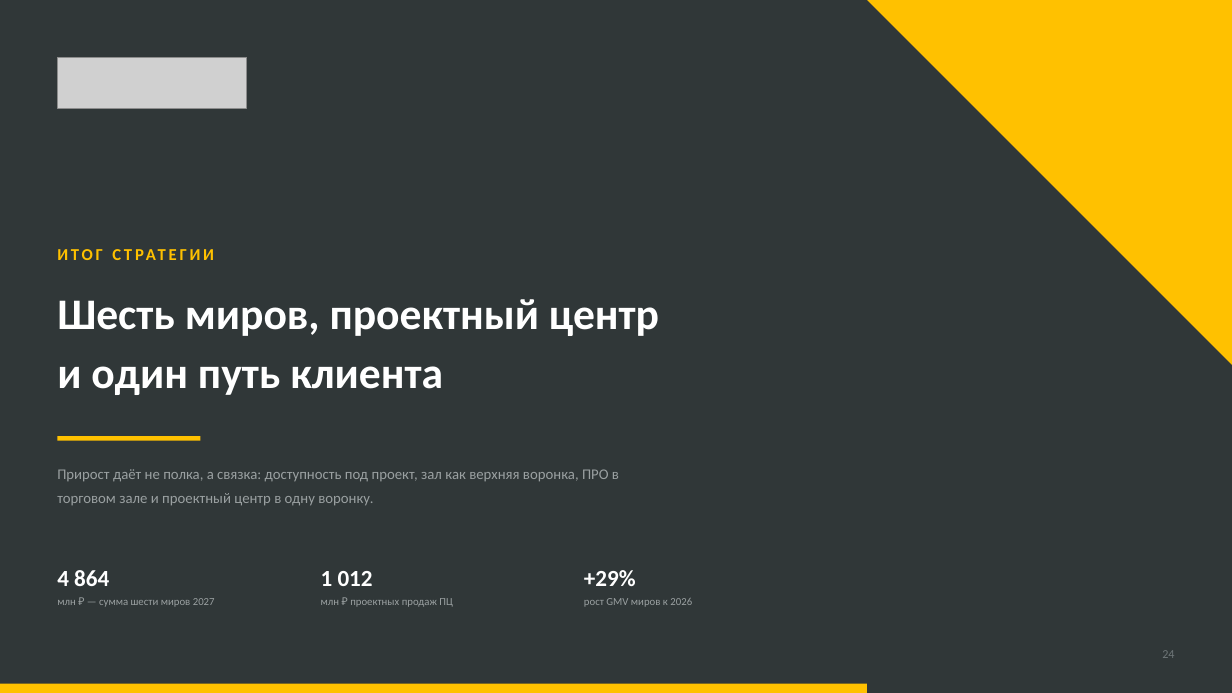
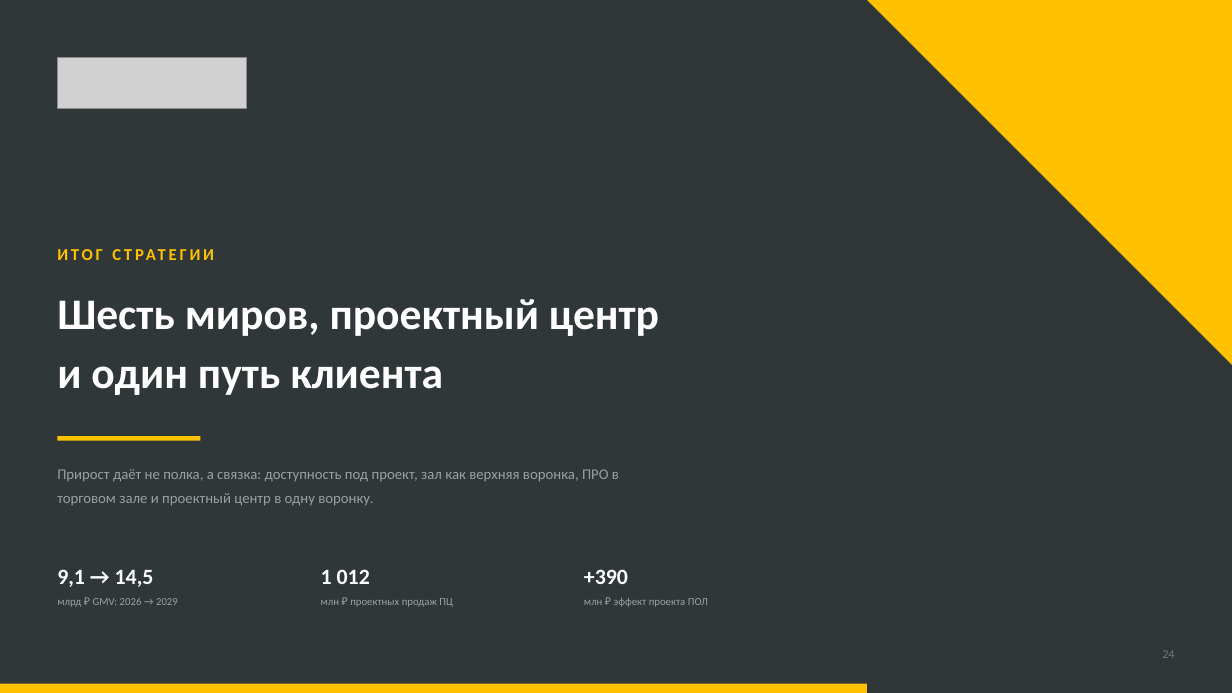
Before and after one commit to dmitrypalych44-ai/power-point, a slide deck: slide 24 of deliverables/Лемана_ПРО_Стратегия_Владивосток_2027.pptx. Drawn at 1232x693 pixels with LibreOffice and Linux fonts; fonts in the diff are those of the drawing; grey boxes stand for pictures. Boxes give left, top, right and bottom in pixels: in the first picture for what was removed or moved away, otherwise in the second. Text is boxed around its words. In the diff, an @@ line names an element or a change of style, - is before the commit and + after.

Commit message:
polish(deck): финальная вёрстка слайдов 3, 4, 8, 9, 13, 17, 18, 24
- s3/s4: сноски и подписи без наложений, единый ритм блоков
- s8: компактная легенда и панели условий успеха
- s9: полоса профиля клиента выровнена по центру, сноска не перекрыта
- s13: таблица МП4 поднята, примечание о конкурентах в одну строку
- s17: четыре метрики ремоделинга одной полосой вместо 2x2
- s18: сезонный контур и прогноз рынка в пределах контентной зоны
- s24: итоговые цифры заменены на проверяемые (9,1 → 14,5; 1 012; +390)

```diff
--- a/deliverables/Лемана_ПРО_Стратегия_Владивосток_2027.pptx
+++ b/deliverables/Лемана_ПРО_Стратегия_Владивосток_2027.pptx
@@ text at [57,569,154,587]: text changed; size 18 to 17 pt @@
-4 864
+9,1 → 14,5
@@ text "1 012" at [321,569,370,584]: size 18 to 17 pt @@
@@ text at [584,569,628,584]: text changed; size 18 to 17 pt @@
-+29%
++390
@@ text at [57,598,178,607]: text changed @@
-млн ₽ — сумма шести миров 2027
+млрд ₽ GMV: 2026 → 2029
@@ text at [584,598,708,607]: text changed @@
-рост GMV миров к 2026
+млн ₽ эффект проекта ПОЛ
```
Also in this commit, not shown: 6 other slides changed, 4 other files.
